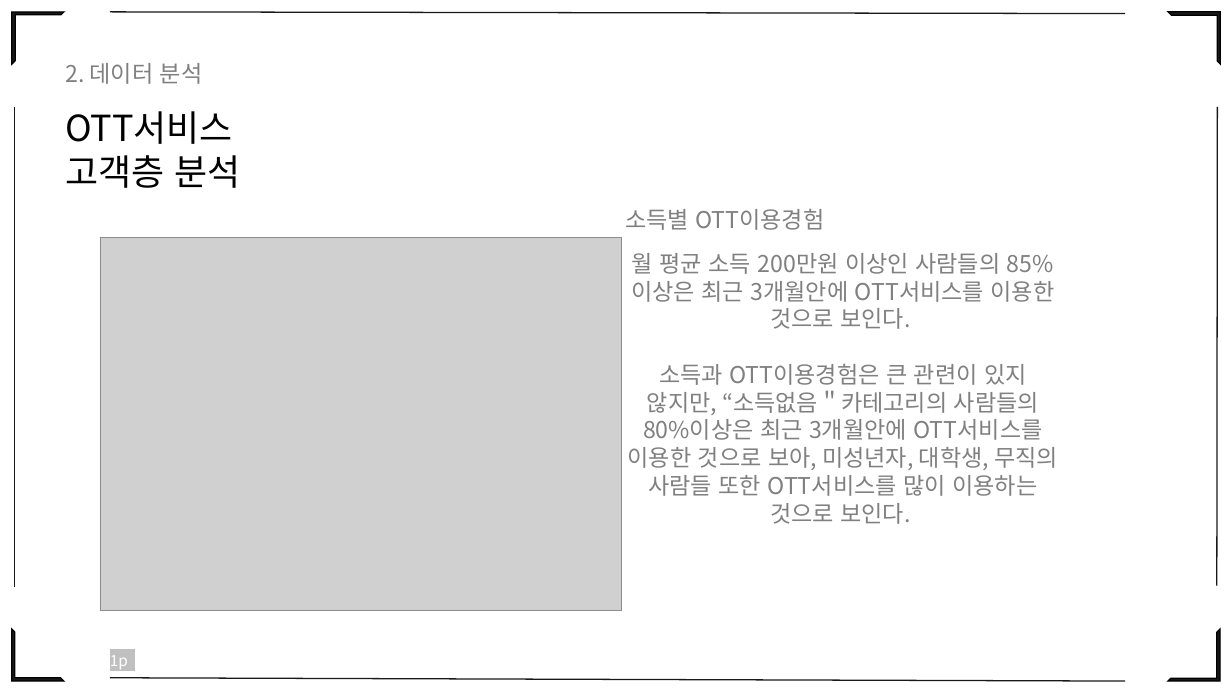
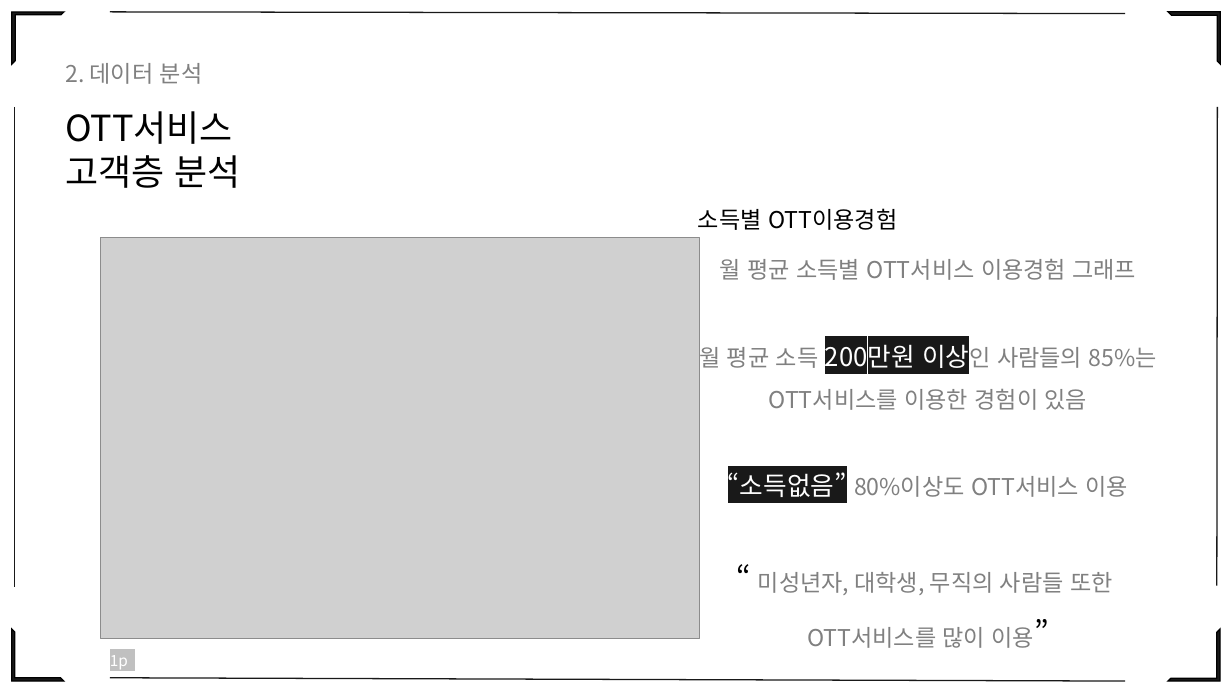
Before and after one commit to eesomin/midproject, a slide deck: slide 16 of jdh1/PPT_0_TEAM2.pptx (slide 18 before the commit). Drawn at 1232x693 pixels with LibreOffice and Linux fonts; fonts in the diff are those of the drawing; grey boxes stand for pictures. Boxes give left, top, right and bottom in pixels: in the first picture for what was removed or moved away, otherwise in the second. Text is boxed around its words. In the diff, an @@ line names an element or a change of style, - is before the commit and + after.

```diff
--- a/jdh1/PPT_0_TEAM2.pptx
+++ b/jdh1/PPT_0_TEAM2.pptx
@@ text "소득별 OTT이용경험" moved from (x1=625, y1=209, x2=824, y2=230) to (x1=698, y1=208, x2=897, y2=230) @@
@@ text "소득별 OTT이용경험" at (x1=698, y1=208, x2=897, y2=230): text colour #808080 to #000000 @@
@@ picture resized from (x1=101, y1=238, x2=621, y2=611) to (x1=101, y1=238, x2=700, y2=639) @@
@@ text at (x1=699, y1=259, x2=1157, y2=648): text changed @@
-월 평균 소득 200만원 이상인 사람들의 85%이상은 최근 3개월안에 OTT서비스를 이용한 것으로 보인다.
-소득과 OTT이용경험은 큰 관련이 있지 않지만, “소득없음＂카테고리의 사람들의 80%이상은 최근 3개월안에 OTT서비스를 이용한 것으로 보아, 미성년자, 대학생, 무직의 사람들 또한 OTT서비스를 많이 이용하는 것으로 보인다.
+월 평균 소득별 OTT서비스 이용경험 그래프
+월 평균 소득 200만원 이상인 사람들의 85%는 OTT서비스를 이용한 경험이 있음
+“소득없음” 80%이상도 OTT서비스 이용
+“ 미성년자, 대학생, 무직의 사람들 또한
+OTT서비스를 많이 이용”
```
Also in this commit, not shown: 37 other slides changed, 6 slides added, 3 slides removed, 1 other file.
